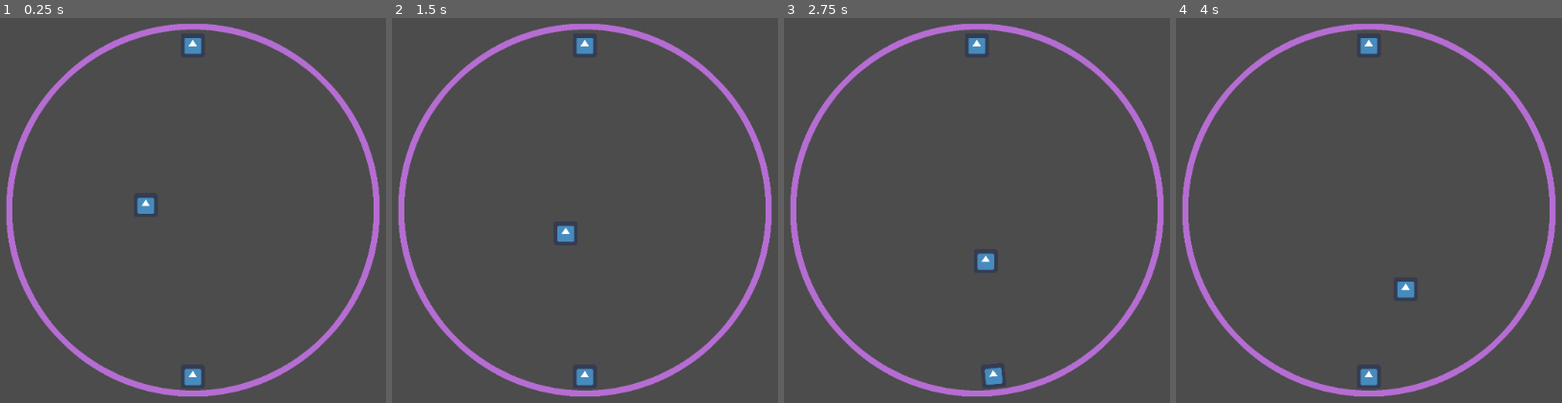
Above: before the commit, frames 1-4 (left to right).
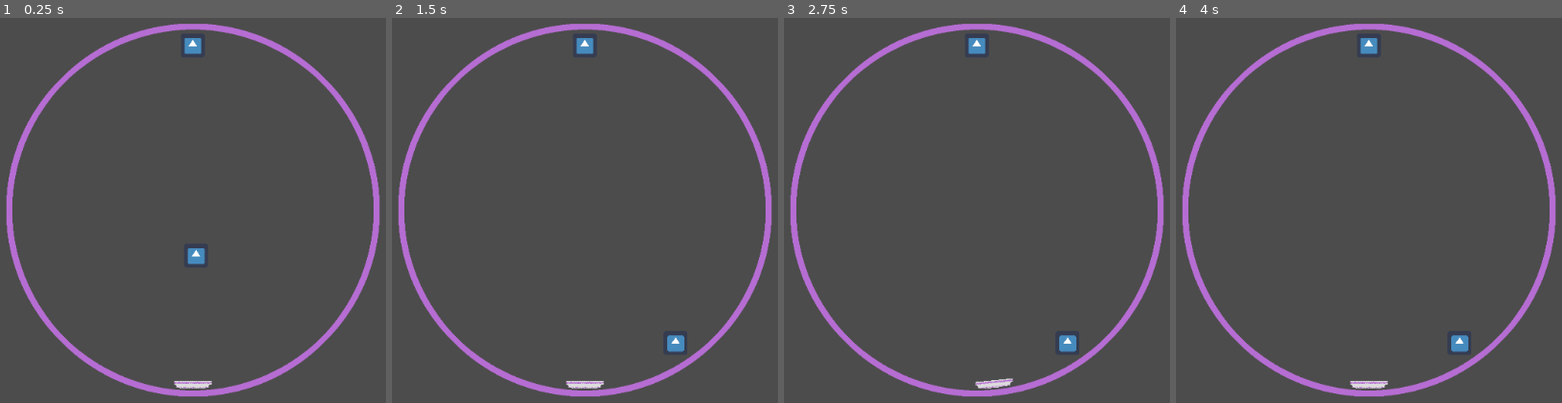
Above: after the commit, the same moments.

Repository: tannercantlay/Star-Pong
Game: Godot game, scene res://Scenes/OuterCollider.tscn
Same seed, same stepped clock (60 frames per second), same inputs: the game is played once before the commit and once after it. The engine's default icon, where the game draws it, is replaced by a stand-in: a white triangle on a blue panel in a dark square.
Inputs:
- Up to frame 1 (0.25 s): no input
- Up to frame 2 (1.5 s): tap Enter at 0.5 s; hold D 0.53-1.28 s; hold A from 1.28 s (still down)
- Up to frame 3 (2.75 s): release A at 2.03 s; hold D from 2.03 s (still down)
- Up to frame 4 (4 s): release D at 3.53 s; hold A from 3.53 s (still down)

The runs differ from the first frame. In frame 1, 0.7% of the frame differs, in the area x 35-55%, y 46-97%; in frame 2, 0.7%; in frame 3, 0.7%, in the area x 49-76%, y 61-97%; in frame 4, 0.7%.

Commit message:
FInal push night 1

Diff:
--- a/Pong/Scenes/OuterCollider.tscn
+++ b/Pong/Scenes/OuterCollider.tscn
@@ -1,10 +1,11 @@
-[gd_scene load_steps=10 format=2]
+[gd_scene load_steps=11 format=2]
 
 [ext_resource path="res://Sprites/OuterRing_P.png" type="Texture" id=1]
 [ext_resource path="res://paddle1.gd" type="Script" id=2]
 [ext_resource path="res://icon.png" type="Texture" id=3]
 [ext_resource path="res://ball.gd" type="Script" id=4]
 [ext_resource path="res://paddle2.gd" type="Script" id=5]
+[ext_resource path="res://Sprites/Paddle.png" type="Texture" id=6]
 
 [sub_resource type="CanvasItemMaterial" id=1]
 
@@ -42,8 +43,8 @@
 shape = SubResource( 3 )
 
 [node name="Sprite" type="Sprite" parent="Paddle1/CollisionShape2D"]
-position = Vector2( -0.203922, -13.586 )
-texture = ExtResource( 3 )
+position = Vector2( -0.203922, 8.51324 )
+texture = ExtResource( 6 )
 
 [node name="Paddle2" type="KinematicBody2D" parent="."]
 script = ExtResource( 5 )
--- a/Pong/ball.gd
+++ b/Pong/ball.gd
@@ -8,7 +8,7 @@
 
 # Called when the node enters the scene tree for the first time.
 func _ready():
-	velocity = Vector2(1,1)
+	velocity = Vector2(10,10)
 
 	pass # Replace with function body.
 
--- a/Pong/paddle1.gd
+++ b/Pong/paddle1.gd
@@ -38,7 +38,11 @@
 			#locationY = -sin(theta)
 			#translate(location)
 			rotation_dir -= .1
+
 	rotation = rotation_dir * rotation_speed
+	#if event.pressed == false and abs(rotation_dir) != 0:
+		#while(event.pressed == false and abs(rotation_dir) > 0.001):
+			#rotation_dir = rotation_dir * (3/4)
 	pass
 
 
Not shown, added: Pong/Sprites/Paddle.png.import
